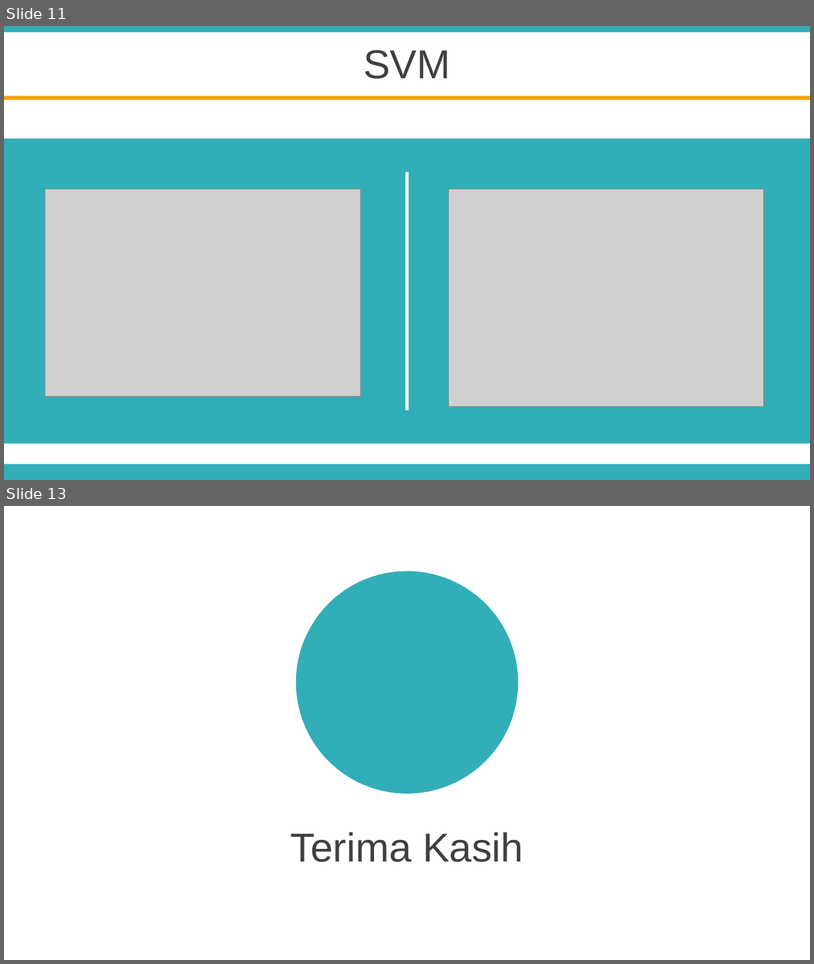
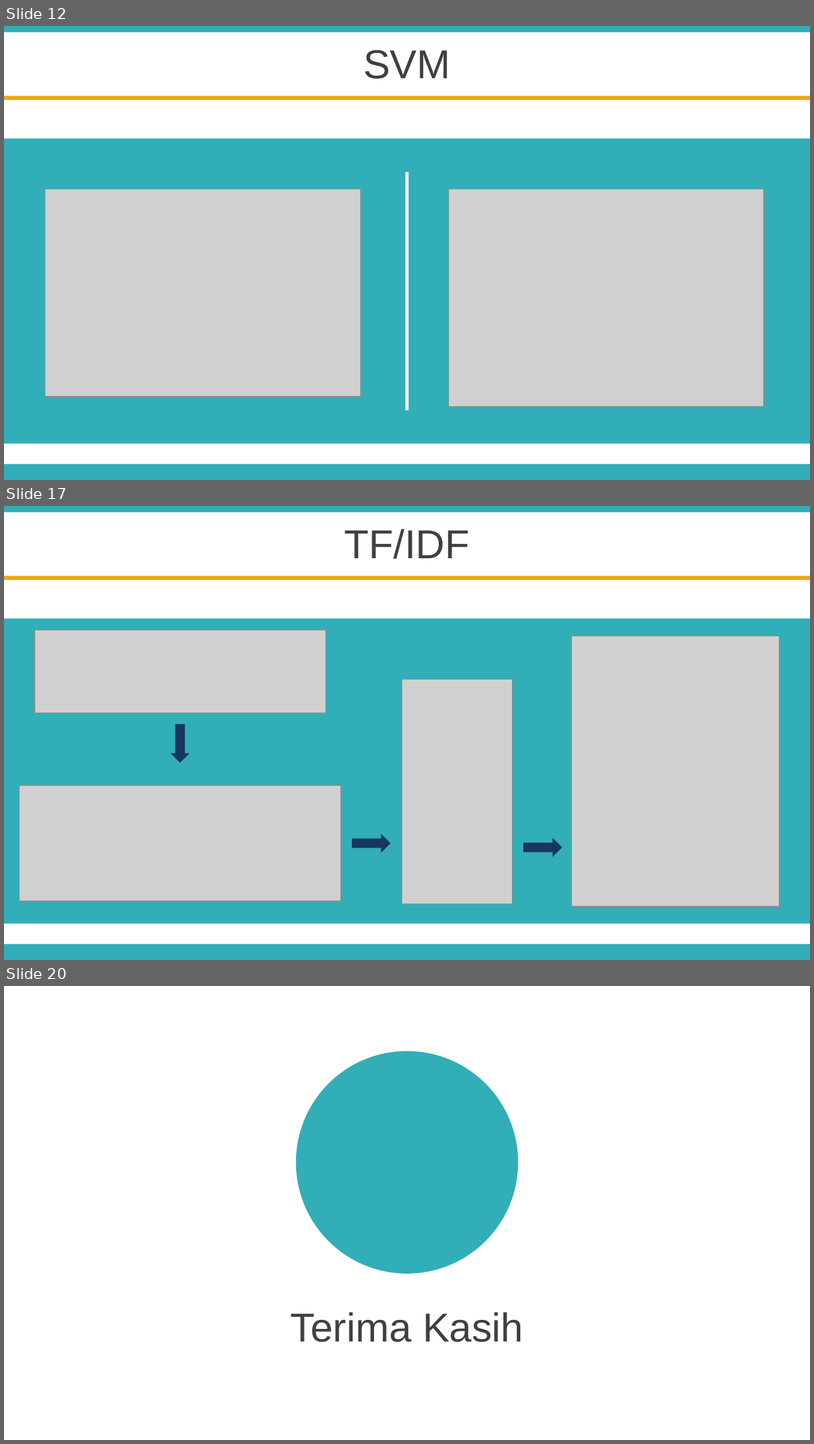
Before and after one commit to Elbaayu27/TugasAkhir, a slide deck: SIDANG/PPT SIDANG.pptx. Shown one above the other, each under a label of ours: slides 11 and 13 before the commit, slides 12, 17 and 20 after it; the slides between them are not shown. The pictures are 814x964 and 814x1444 pixels, drawn with LibreOffice and Linux fonts; fonts in the diff are those of the drawing; grey boxes stand for pictures; background and template pictures are left out. Boxes give left, top, right and bottom in pixels: in the first picture for what was removed or moved away, otherwise in the second. Text is boxed around its words. In the diff, an @@ line names an element or a change of style, - is before the commit and + after.

```diff
--- a/SIDANG/PPT SIDANG.pptx
+++ b/SIDANG/PPT SIDANG.pptx
@@ slide 17 added at (x1=4, y1=506, x2=810, y2=960), background #FFFFFF; not listed: 2 template elements that a slide beside it also shows @@
@@ text added at (x1=344, y1=529, x2=470, y2=559), 36 pt, text #404040 @@
+TF/IDF
@@ rectangle added at (x1=4, y1=576, x2=810, y2=580), fill #F2A40D @@
@@ rectangle added at (x1=4, y1=619, x2=810, y2=924), fill #32AEB8 @@
@@ picture added at (x1=35, y1=630, x2=326, y2=712) @@
@@ picture added at (x1=572, y1=636, x2=780, y2=906) @@
@@ picture added at (x1=402, y1=679, x2=513, y2=904) @@
@@ down arrow added at (x1=171, y1=724, x2=190, y2=762), fill #17375E @@
@@ picture added at (x1=20, y1=785, x2=341, y2=901) @@
@@ down arrow added at (x1=353, y1=834, x2=391, y2=853), fill #17375E @@
@@ down arrow added at (x1=524, y1=837, x2=563, y2=857), fill #17375E @@
@@ what was slide 11 is now slide 12 @@
@@ what was slide 13 is now slide 20 @@
```
Also in this commit, not shown: 1 slide changed, 8 other slides added, 2 slides removed, 3 other files.
